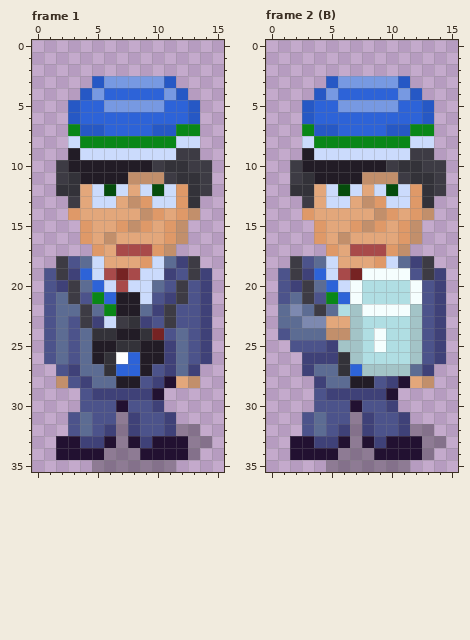
Pixel-art file: art/cfe-ksv-pikmets.aseprite. Above is the file before it was changed.
16x36 pixels, 4 frames. Shown: frame 1, frame 2 (B). The commit also changed other frames, which this record leaves out.
New version:
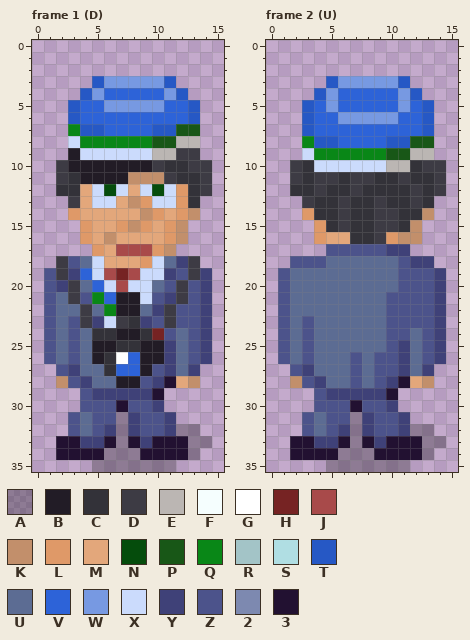
Palette (. is transparent): A #00000046  B #221c26  C #333239  D #3d3b44  E #bbb6b3  F #f5fefe  G #ffffff  H #762323  J #a84a4a  K #c28f6b  L #df9968  M #e3a77b  N #054c0c  P #185717  Q #098717  R #a3c4c7  S #b0dee3  T #2658c5  U #5c6c93  V #2d63d8  W #7799e2  X #cbdbfc  Y #3f4178  Z #4c538b  2 #7d89b0  3 #221131
Diff:
layer "head" added
Frame 1 (D), layer "head":
y 7: x 12..13 QQ -> PP
y 8: x 10..13 QQXX -> PPEE
y 9: x 10..11 XX -> EE
Frame 2 (U):
y 5: x 5..11 VWWWWWV -> WVVVVVW
y 6: x 6..10 VVVVV -> WWWWW
y 7: x 3..5 QTT -> TVV; x 10..13 TTQQ -> VVVT
y 8: x 3..13 XQQQQQQQQXX -> QTTVVVVTTPP
y 9: x 3..13 BXXXXXXXXDD -> XQQQQQQPPEE
y 10: x 3..11 BBBBBBBDC -> CXXXXXXEE
y 11: x 4..10 BBBBKKK -> DDCDDCC
y 12: x 4..12 MXNXMXNXL -> DCCDCCCCD
y 13: x 4..12 MXXMKLXXL -> CCDCCDCCD
y 14: x 4..12 MMMMMKLML -> CCDCCDDCC
y 15: x 5..11 MMLKLML -> CDCCDDC
y 16: x 6..11 KMMMML -> MCCDLK
y 17: x 5..11 LMJJJLK -> ZZZZZYY
y 18: x 2 D -> Z; x 4..11 UXMMMLXU -> ZUUUUUUZ; x 13 D -> Y
y 19: x 2..11 DYVXJHFFFF -> UUUUUUUUUZ; x 13 D -> Z
y 20: x 2..3 YD -> UU; x 5..12 VXFSSSSF -> UUUUUUZZ
y 21: x 3..12 DZQVFSSSSF -> UUUUUUUZZZ
y 22: x 1..2 U2 -> ZU; x 4 D -> U; x 6..12 SRFFFFR -> UUUUZZZ
y 23: x 1 U -> Z; x 3..12 22MMRSSSSR -> ZUUUUUUZZZ
y 24: x 3 U -> Z; x 5..12 KKRSFSSR -> UUUUUZZU
y 25: x 1..2 .Z -> ZU; x 4..12 ZYRRSFSSR -> UUUUUUZYU
y 26: x 1..12 ..YYYCRSSSSR -> ZUZUUUZUZZYU
y 27: x 2 . -> Z; x 6..11 CVRRRR -> UZUZZY
y 28: x 2..3 .. -> KZ; x 7..8 BB -> ZU
